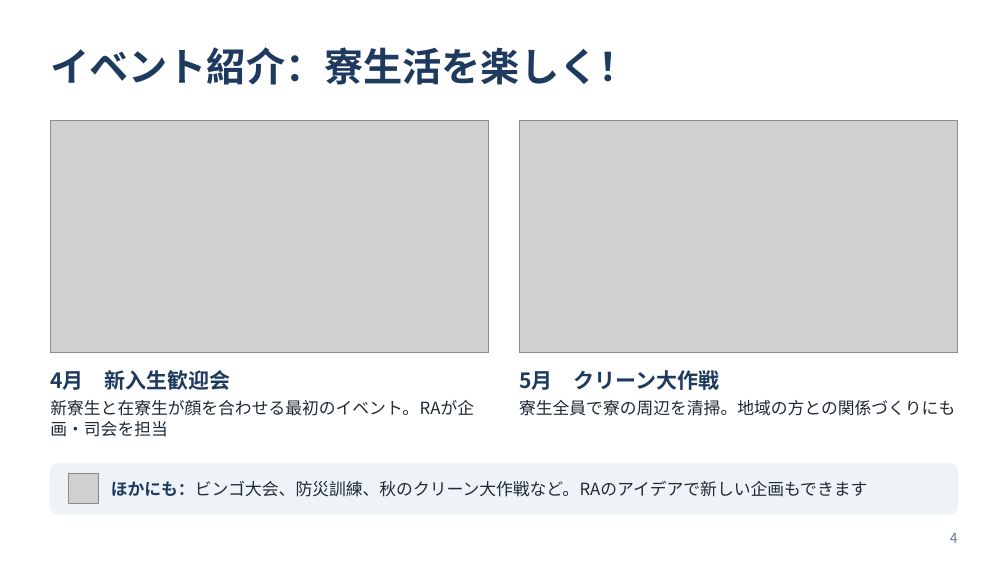
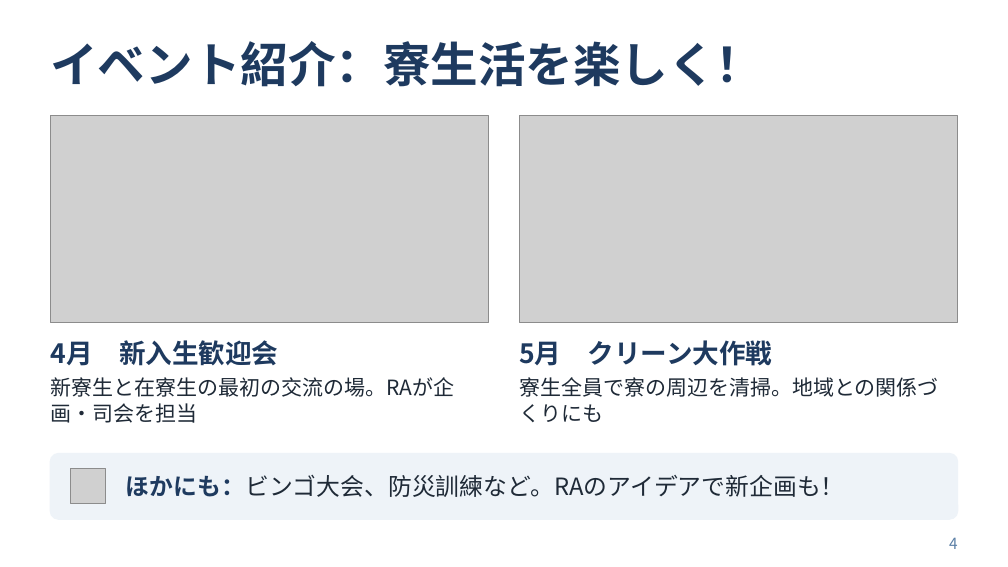
Before and after one commit to kouhiro09070305-create/-, a slide deck: slide 4 of RA募集説明会_RAプレゼン_20261023.pptx. Drawn at 1008x567 pixels with LibreOffice and Linux fonts; fonts in the diff are those of the drawing; grey boxes stand for pictures. Boxes give left, top, right and bottom in pixels: in the first picture for what was removed or moved away, otherwise in the second. Text is boxed around its words. In the diff, an @@ line names an element or a change of style, - is before the commit and + after.

```diff
--- a/RA募集説明会_RAプレゼン_20261023.pptx
+++ b/RA募集説明会_RAプレゼン_20261023.pptx
@@ title "イベント紹介：寮生活を楽しく！" at (50,41,763,87): size 28 to 34 pt @@
@@ picture: place and size @@
-picture at (50,121,489,353)
+picture at (50,116,489,323)
@@ picture: place and size @@
-picture at (519,121,958,353)
+picture at (519,116,958,323)
@@ text "4月 新入生歓迎会": place and size @@
-text "4月 新入生歓迎会" at (50,370,231,390)
+text "4月 新入生歓迎会" at (50,340,278,366)
@@ text "4月 新入生歓迎会" at (50,340,278,366): size 15 to 19 pt @@
@@ text "5月 クリーン大作戦" at (519,340,772,366): size 15 to 19 pt @@
@@ text "5月 クリーン大作戦": place and size @@
-text "5月 クリーン大作戦" at (519,370,719,390)
+text "5月 クリーン大作戦" at (519,340,772,366)
@@ text at (50,377,454,423): text changed; size 12 to 15 pt @@
-新寮生と在寮生が顔を合わせる最初のイベント。RAが企画・司会を担当
+新寮生と在寮生の最初の交流の場。RAが企画・司会を担当
@@ text at (519,377,939,422): text changed; size 12 to 15 pt @@
-寮生全員で寮の周辺を清掃。地域の方との関係づくりにも
+寮生全員で寮の周辺を清掃。地域との関係づくりにも
@@ rounded rectangle: place and size @@
-rounded rectangle at (50,464,958,514)
+rounded rectangle at (50,454,958,519)
@@ rounded rectangle at (50,454,958,519): proportions changed @@
@@ picture: place and size @@
-picture at (69,474,99,504)
+picture at (71,469,106,504)
@@ text at (126,475,845,497): text changed; size 12 to 17 pt @@
-ほかにも：ビンゴ大会、防災訓練、秋のクリーン大作戦など。RAのアイデアで新しい企画もできます
+ほかにも：ビンゴ大会、防災訓練など。RAのアイデアで新企画も！
@@ page number at (949,537,958,549): size 10 to 11 pt @@
```
Also in this commit, not shown: 5 other slides changed.
